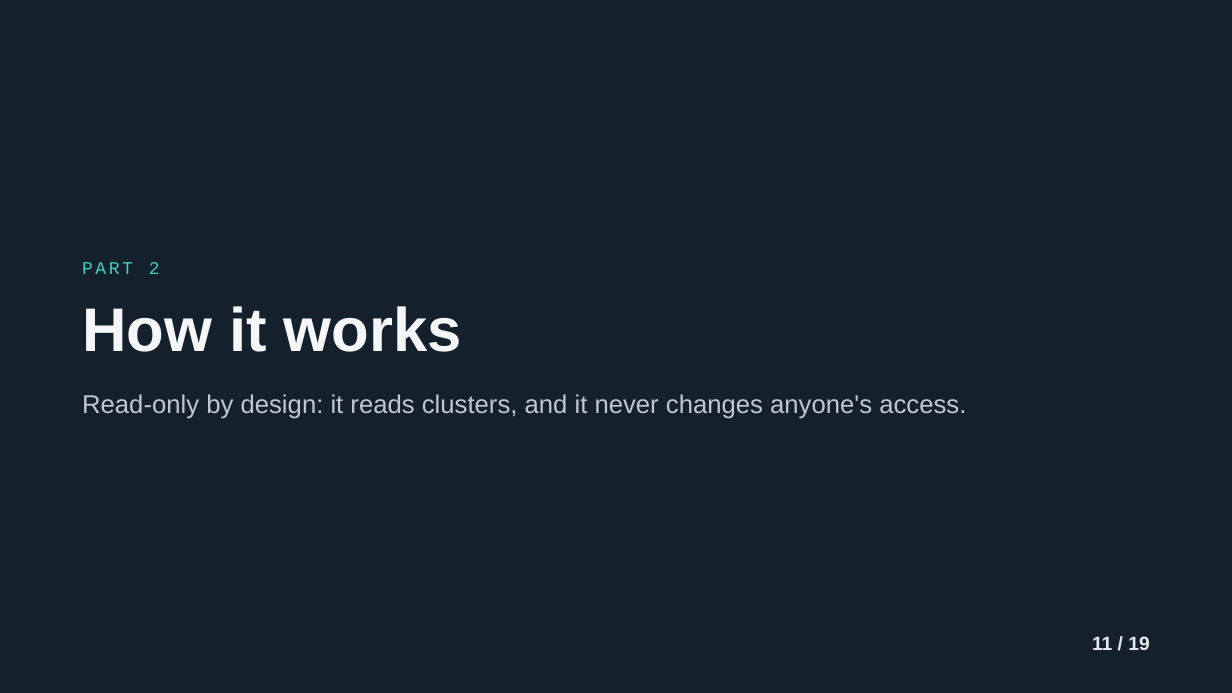
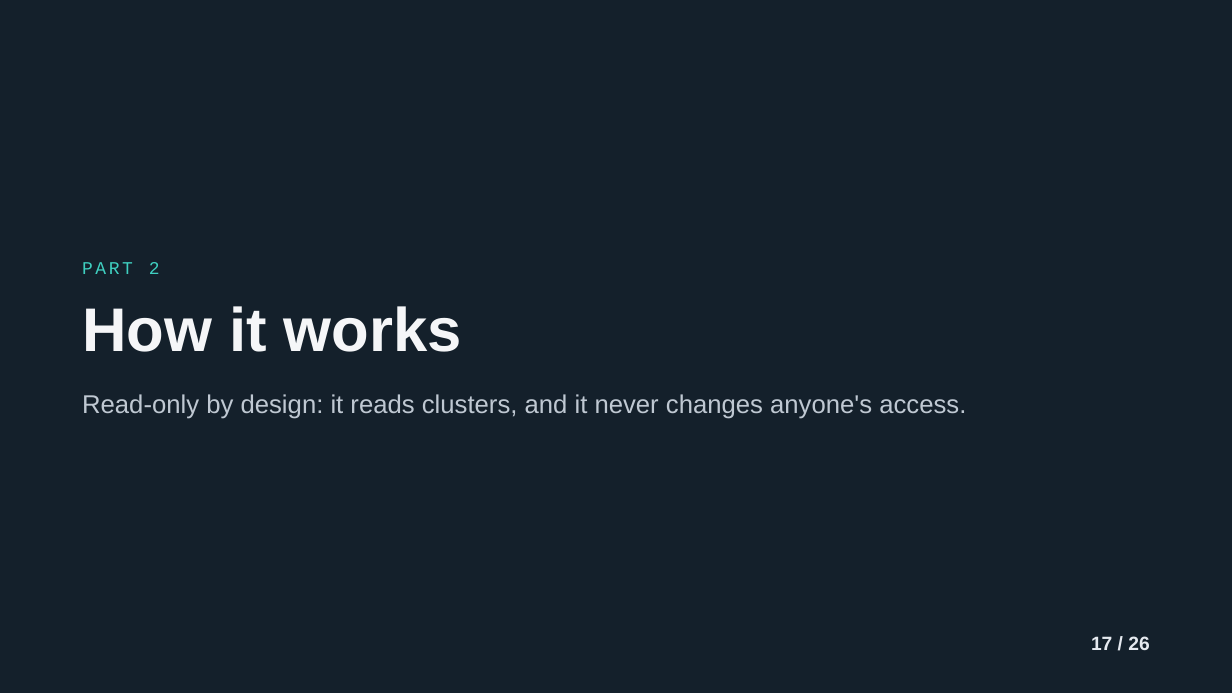
Before and after one commit to ephico2real2/group-sync-dashboard, a slide deck: slide 17 of docs/presentations/access-tracking-intro/deck.pptx (slide 11 before the commit). Drawn at 1232x693 pixels with LibreOffice and Linux fonts; fonts in the diff are those of the drawing. Boxes give left, top, right and bottom in pixels: in the first picture for what was removed or moved away, otherwise in the second. Text is boxed around its words. In the diff, an @@ line names an element or a change of style, - is before the commit and + after.

```diff
--- a/docs/presentations/access-tracking-intro/deck.pptx
+++ b/docs/presentations/access-tracking-intro/deck.pptx
@@ text at (1091,636,1149,650): text changed @@
-11 / 19
+17 / 26
```
Also in this commit, not shown: 17 other slides changed, 7 slides added, 9 other files.
